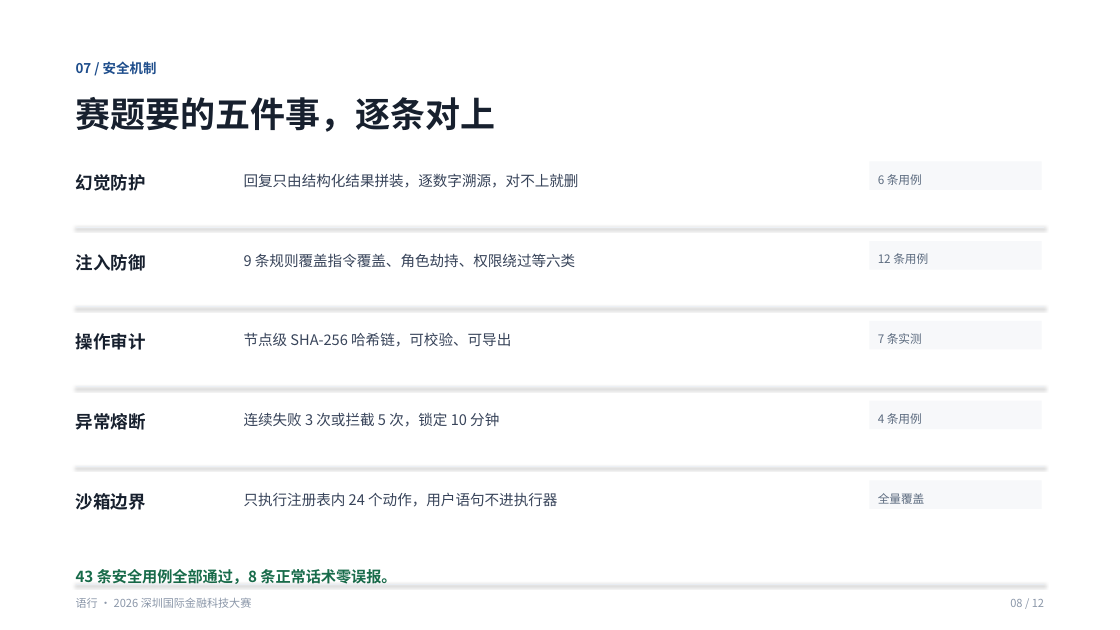
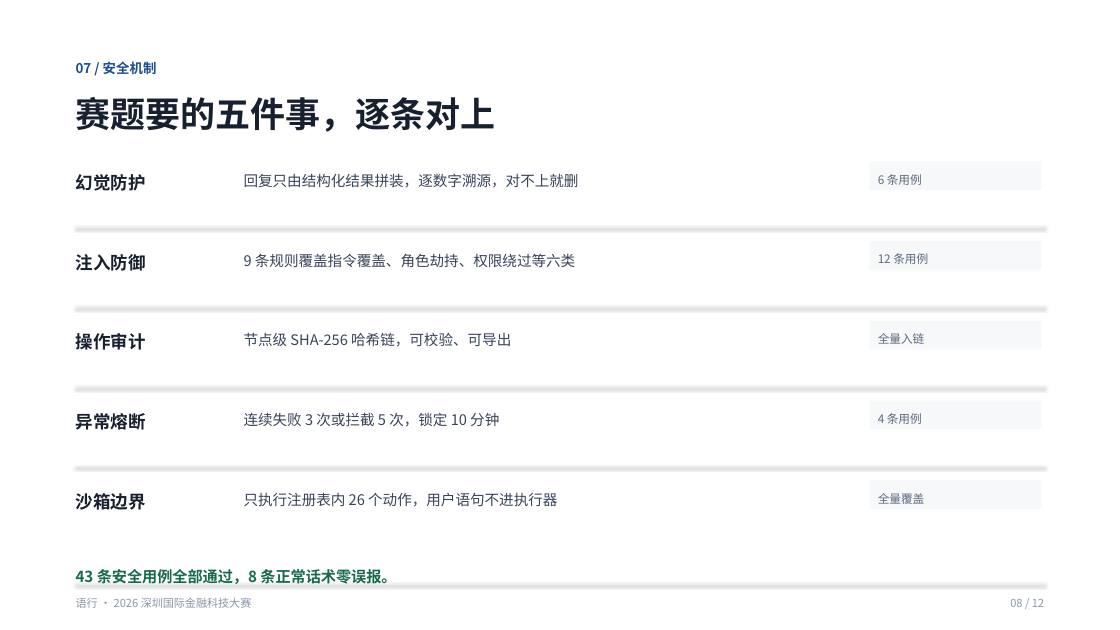
Before and after one commit to isAXya/fintechathon-agent, a slide deck: slide 8 of docs/语行-答辩PPT.pptx. Drawn at 1120x630 pixels with LibreOffice and Linux fonts; fonts in the diff are those of the drawing. Boxes give left, top, right and bottom in pixels: in the first picture for what was removed or moved away, otherwise in the second. Text is boxed around its words. In the diff, an @@ line names an element or a change of style, - is before the commit and + after.

```diff
--- a/docs/语行-答辩PPT.pptx
+++ b/docs/语行-答辩PPT.pptx
@@ text at (878, 333, 925, 344): text changed @@
-7 条实测
+全量入链
@@ text at (244, 492, 557, 507): text changed @@
-只执行注册表内 24 个动作，用户语句不进执行器
+只执行注册表内 26 个动作，用户语句不进执行器
```
Also in this commit, not shown: 4 other slides changed, 45 other files.
